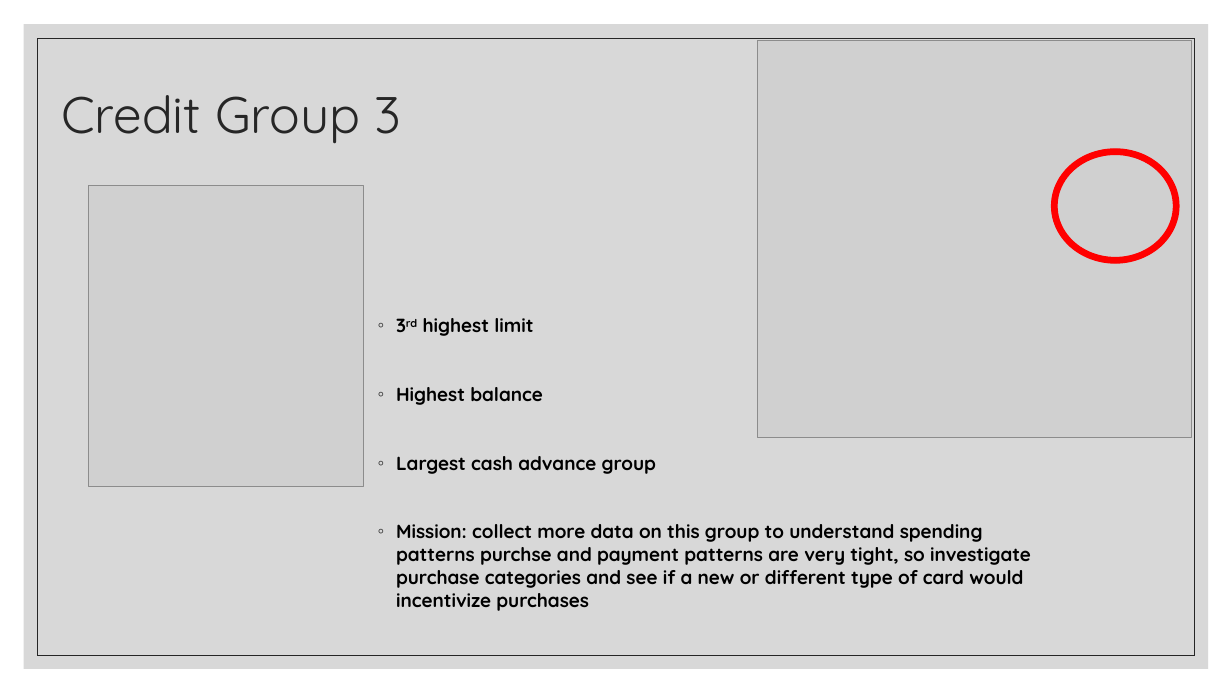
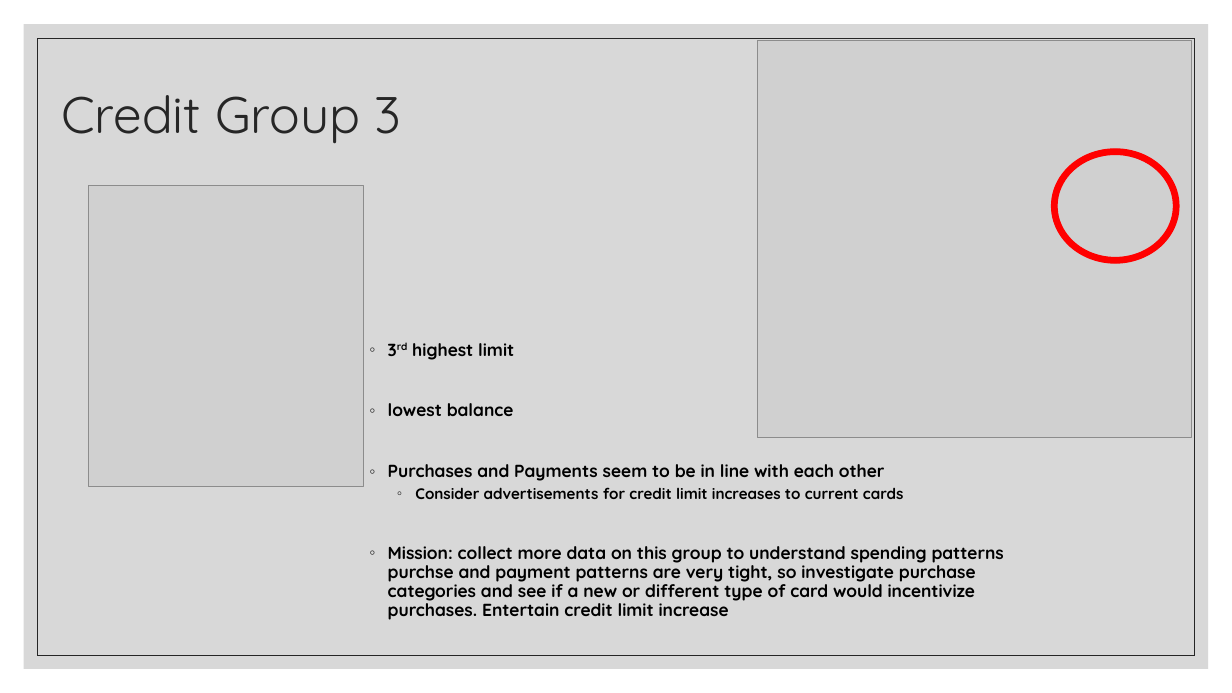
Before and after one commit to ssimmons9212/FedEX, a slide deck: slide 7 of Presentation/Fedex interview Round 2.pptx. Drawn at 1232x693 pixels with LibreOffice and Linux fonts; fonts in the diff are those of the drawing; grey boxes stand for pictures. Boxes give left, top, right and bottom in pixels: in the first picture for what was removed or moved away, otherwise in the second. Text is boxed around its words. In the diff, an @@ line names an element or a change of style, - is before the commit and + after.

```diff
--- a/Presentation/Fedex interview Round 2.pptx
+++ b/Presentation/Fedex interview Round 2.pptx
@@ text "3rd highest limit": place and size @@
-text "3rd highest limit" at (396,318,1031,611)
+text "3rd highest limit" at (388,343,1004,620)
@@ text at (412,343,514,360): size 14.8 to 13.6 pt in "3rd highest limit"; line spacing 1 to 0.9 @@
@@ text at (388,403,1004,620): text changed; size 14.8 to 13.6 pt @@
-◦ Highest balance
-◦ Largest cash advance group
-◦ Mission: collect more data on this group to understand spending patterns purchse and payment patterns are very tight, so investigate purchase categories and see if a new or different type of card would incentivize purchases
+◦ lowest balance
+◦ Purchases and Payments seem to be in line with each other
+  ◦ Consider advertisements for credit limit increases to current cards
+◦ Mission: collect more data on this group to understand spending patterns purchse and payment patterns are very tight, so investigate purchase categories and see if a new or different type of card would incentivize purchases. Entertain credit limit increase
```
Also in this commit, not shown: 3 other slides changed, 1 other file.
